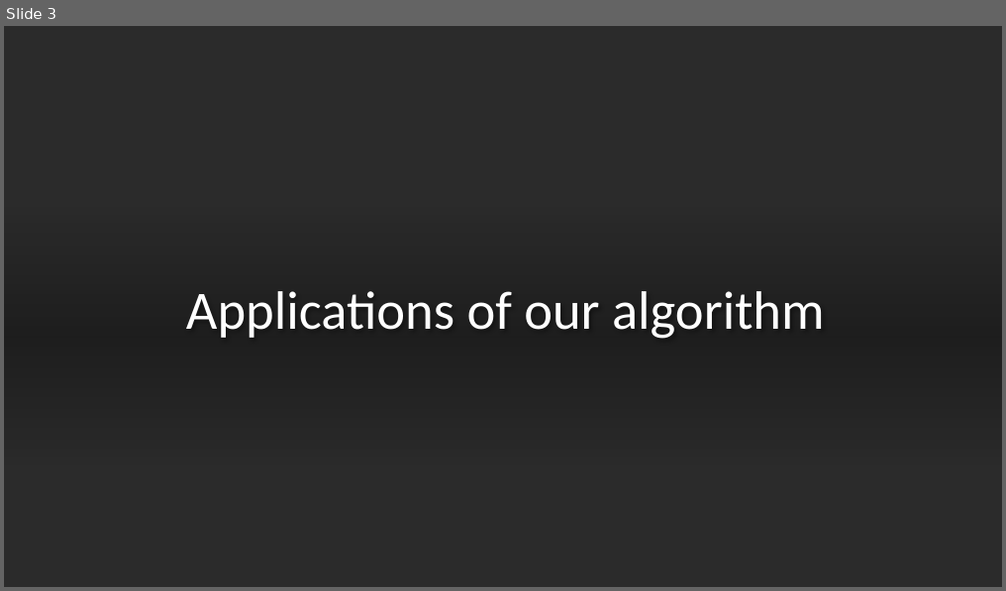
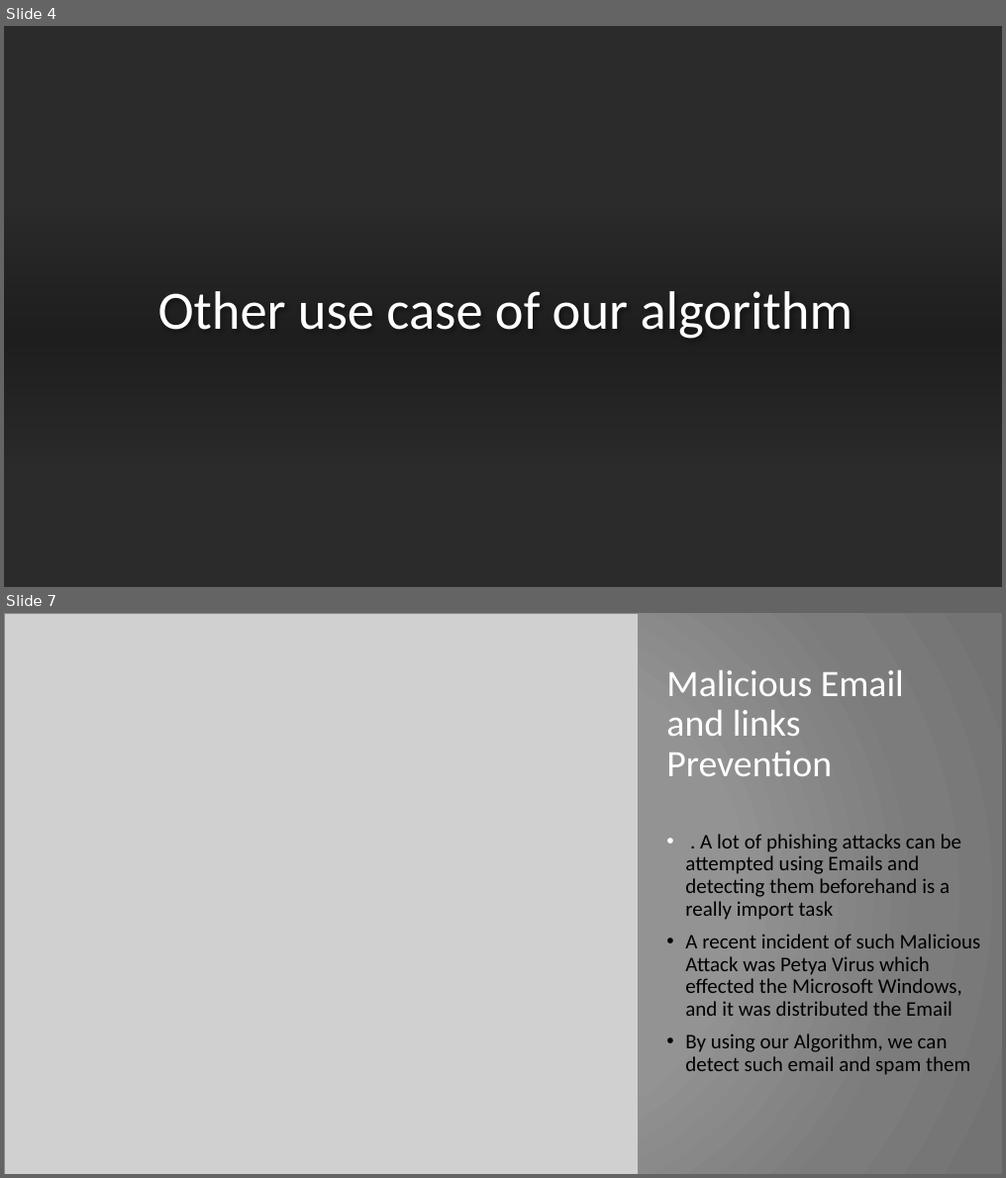
Before and after one commit to Ausaf1996/Ford-motor-company-projects, a slide deck: Ford marketing presentation.pptx. Shown one above the other, each under a label of ours: slide 3 before the commit, slides 4 and 7 after it; the slides between them are not shown. The pictures are 1006x591 and 1006x1178 pixels, drawn with LibreOffice and Linux fonts; fonts in the diff are those of the drawing; grey boxes stand for pictures; background and template pictures are left out; a plain dark background stands for a picture behind light text. Boxes give left, top, right and bottom in pixels: in the first picture for what was removed or moved away, otherwise in the second. Text is boxed around its words. In the diff, an @@ line names an element or a change of style, - is before the commit and + after.

```diff
--- a/Ford marketing presentation.pptx
+++ b/Ford marketing presentation.pptx
@@ slide 7 added at (4,613,1002,1174), background gradient #939393 to #7C7C7C to #747474 @@
@@ picture added at (4,613,638,1174) @@
@@ title added at (666,670,904,776), 36 pt, text #FFFFFF @@
+Malicious Email and links Prevention
@@ text added at (685,834,981,1075), 20 pt, text #000000 @@
+• . A lot of phishing attacks can be attempted using Emails and detecting them beforehand is a really import task
+• A recent incident of such Malicious Attack was Petya Virus which effected the Microsoft Windows, and it was distributed the Email
+• By using our Algorithm, we can detect such email and spam them
@@ what was slide 3 is now slide 4 @@
@@ slide 4 changed as well @@
@@ title at (158,291,853,339): text changed @@
-Applications of our algorithm
+Other use case of our algorithm
```
Also in this commit, not shown: 4 other slides changed, 2 other slides added, 5 slides removed, 1 other file.
